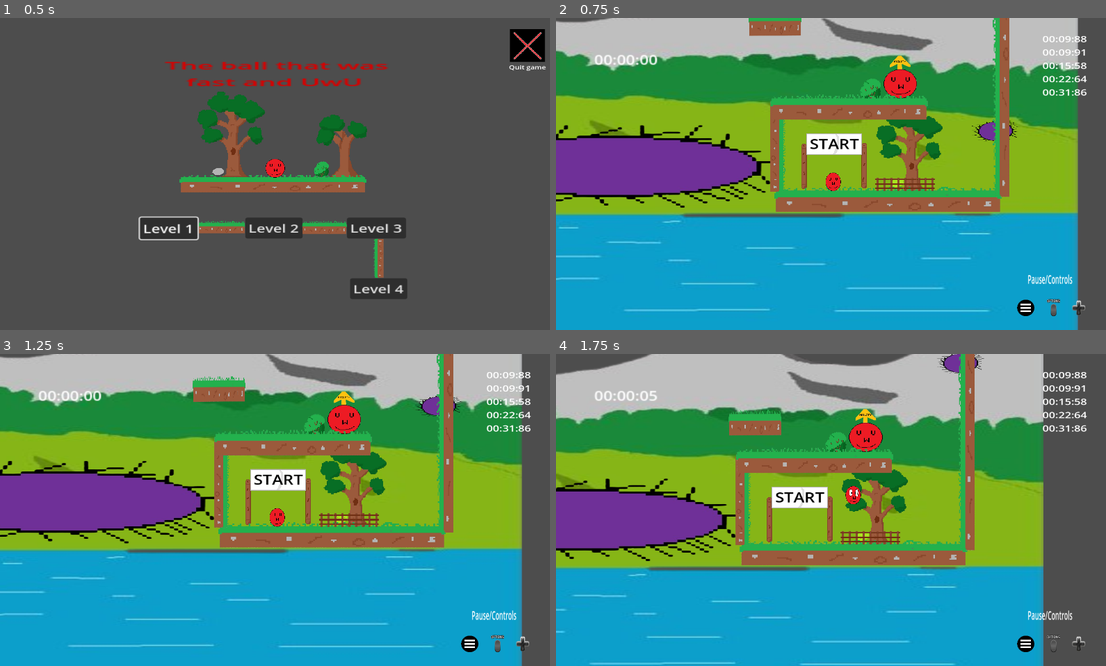
Above: before the commit, frames 1-4 (two rows, left to right).
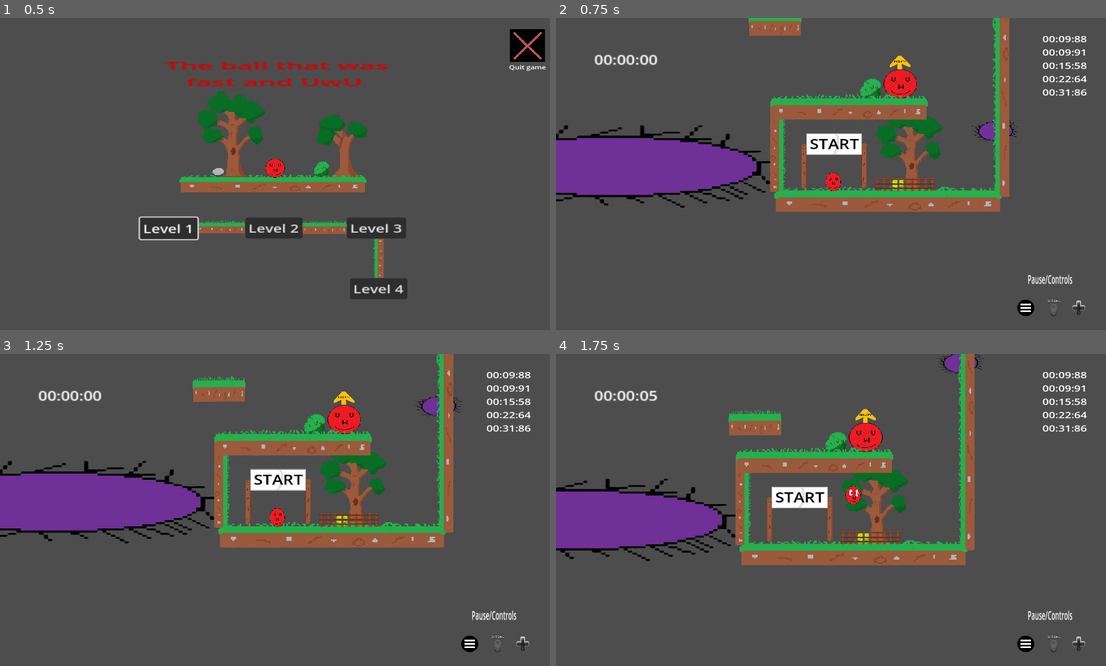
Above: after the commit, the same moments.

Repository: Mahnwe/TheBallThatWasUwU
Game: Godot game, scene res://Scenes/menu.tscn
The game is run twice, just before and just after one commit, with the same random seed, the same clock (stepped at 60 frames per second) and the same inputs.
Inputs (mouse positions are in pixels of both pictures, inside the frame that each line leads up to):
- Up to frame 1 (0.5 s): no input
- Up to frame 2 (0.75 s): click "Level 2" at 0.5 s
- Up to frame 3 (1.25 s): no input
- Up to frame 4 (1.75 s): tap Enter at 1.25 s; move the mouse to (957, 494) at 1.27 s; hold D (move_right) from 1.28 s (still down); tap F (next_level) at 1.35 s; click (957, 494) at 1.42 s; tap Space (jump) at 1.52 s

Frame 1 is identical in both runs. In frame 2, 76% of the frame differs, in the area x 0-95%, y 0-100%; in frame 3, 76%; in frame 4, 70%.

Commit message:
Toggle invisble for levels backgrounds

Diff:
--- a/Scenes/level1.tscn
+++ b/Scenes/level1.tscn
@@ -645,7 +645,8 @@
 offset_bottom = 1022.0
 color = Color(0.10748, 0.10748, 0.10748, 1)
 
-[node name="Sprite2D" type="Sprite2D" parent="."]
+[node name="Background" type="Sprite2D" parent="."]
+visible = false
 z_index = -25
 position = Vector2(-956, -23.5)
 scale = Vector2(3.00766, 3.11277)
--- a/Scenes/level2.tscn
+++ b/Scenes/level2.tscn
@@ -704,6 +704,7 @@
 scale = Vector2(1.2, 1.2)
 
 [node name="Sprite2D" type="Sprite2D" parent="."]
+visible = false
 z_index = -20
 position = Vector2(-419.853, 732.498)
 scale = Vector2(4.72676, 2.38181)
@@ -716,6 +717,7 @@
 texture = ExtResource("24_w34bd")
 
 [node name="Sprite2D2" type="Sprite2D" parent="."]
+visible = false
 z_index = -20
 position = Vector2(-2761.8, 730.748)
 scale = Vector2(4.79999, 2.38686)
@@ -729,6 +731,7 @@
 flip_h = true
 
 [node name="Sprite2D3" type="Sprite2D" parent="."]
+visible = false
 z_index = -20
 position = Vector2(-4878, 733)
 scale = Vector2(4.72676, 2.38181)
